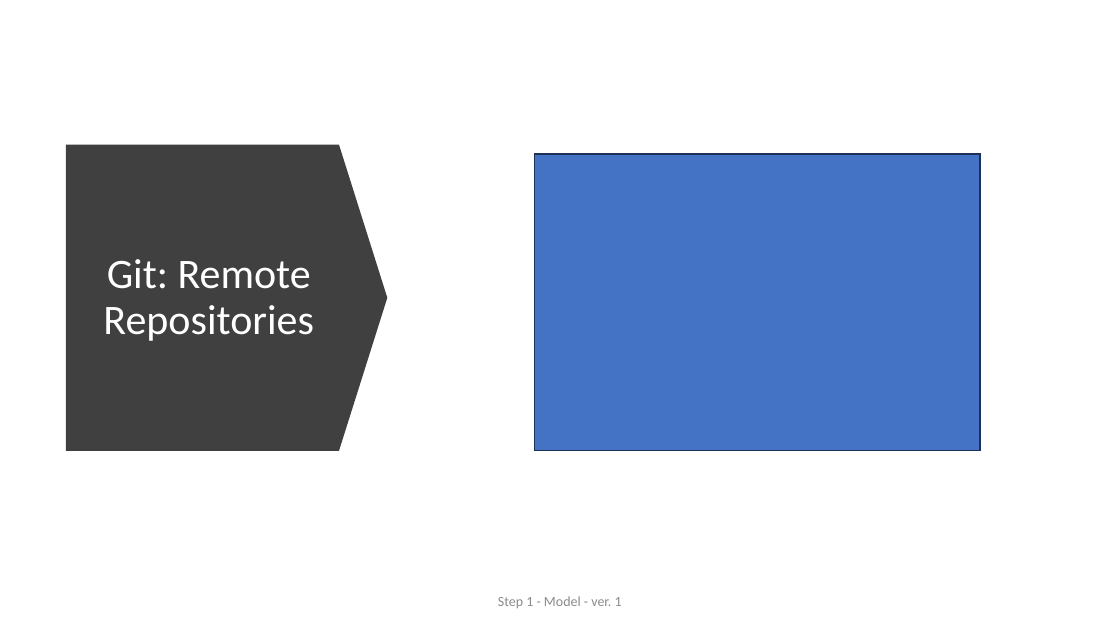
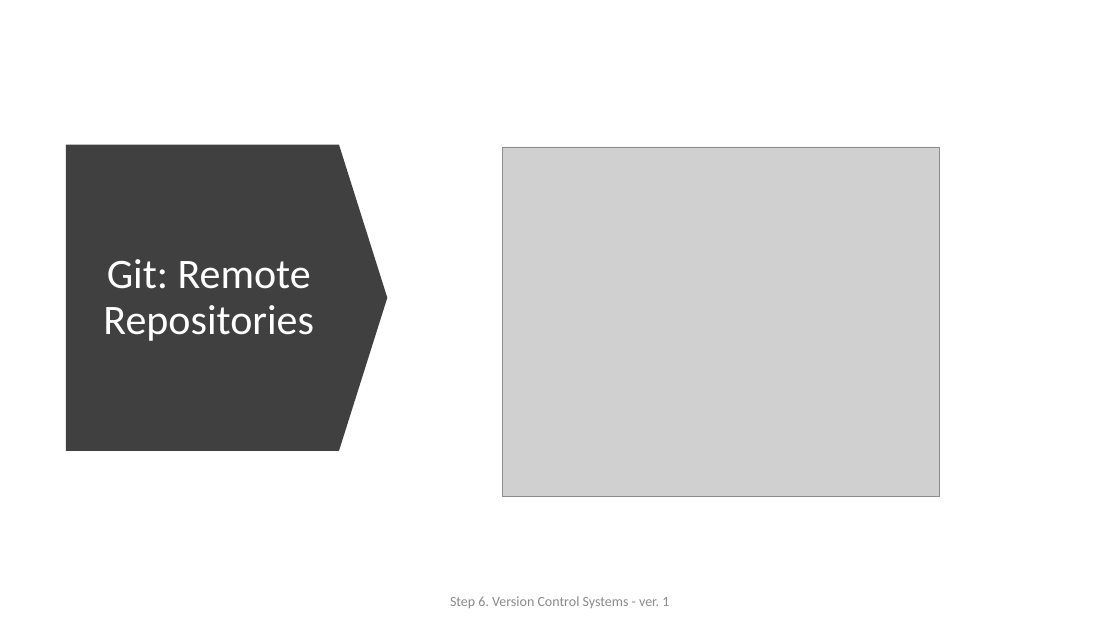
Before and after one commit to ext4dmin/DevOps-Mentorship, a slide deck: slide 21 of Step06-Version_Control_System_presentation.pptx. Drawn at 1120x630 pixels with LibreOffice and Linux fonts; fonts in the diff are those of the drawing; grey boxes stand for pictures. Boxes give left, top, right and bottom in pixels: in the first picture for what was removed or moved away, otherwise in the second. Text is boxed around its words. In the diff, an @@ line names an element or a change of style, - is before the commit and + after.

Commit message:
Step 06. VCS
Reviewed. Done

```diff
--- a/Step06-Version_Control_System_presentation.pptx
+++ b/Step06-Version_Control_System_presentation.pptx
@@ picture added at bbox=[502, 147, 939, 497] @@
@@ rectangle removed at bbox=[534, 154, 980, 450] @@
@@ text at bbox=[450, 596, 669, 608]: text changed @@
-Step 1 - Model - ver. 1
+Step 6. Version Control Systems - ver. 1
```
Also in this commit, not shown: 23 other slides changed, 7 other files.
